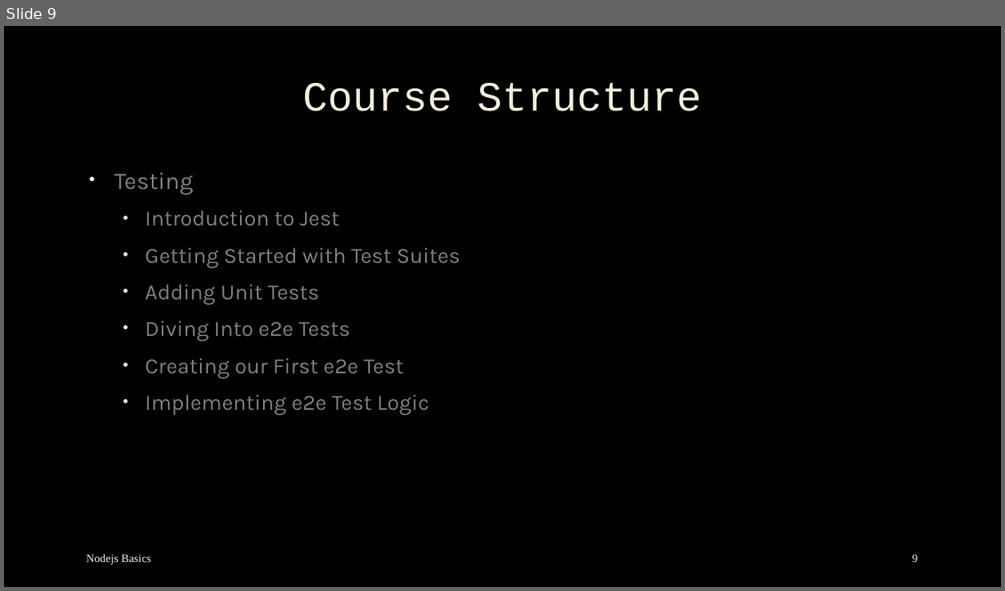
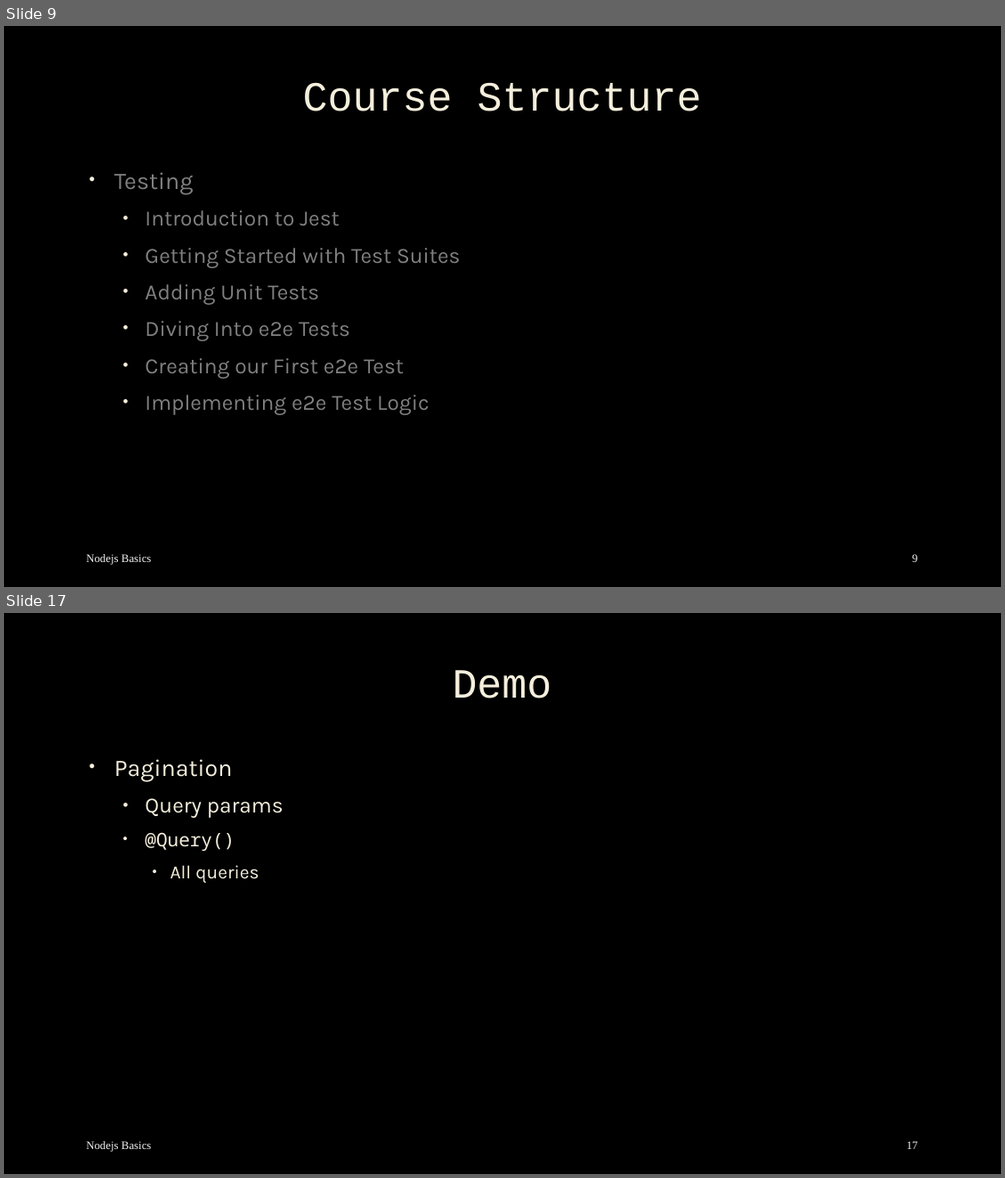
Before and after one commit to mostafa8026/nestjs-course, a slide deck: nestjs/nestjs-01.pptx. Shown one above the other, each under a label of ours: slide 9 before the commit, slides 9 and 17 after it; the slides between them are not shown. The pictures are 1005x591 and 1005x1178 pixels, drawn with LibreOffice and Linux fonts; fonts in the diff are those of the drawing; background and template pictures are left out. Boxes give left, top, right and bottom in pixels: in the first picture for what was removed or moved away, otherwise in the second. Text is boxed around its words. In the diff, an @@ line names an element or a change of style, - is before the commit and + after.

```diff
--- a/nestjs/nestjs-01.pptx
+++ b/nestjs/nestjs-01.pptx
@@ slide 17 added at (x1=4, y1=613, x2=1001, y2=1174), background picture (left out) @@
@@ title added at (x1=453, y1=670, x2=552, y2=698), 40 pt, text #F4EEDC @@
+Demo
@@ text added at (x1=114, y1=759, x2=283, y2=883), 18 pt, text #F4EEDC @@
+• Pagination
+  • Query params
+  • @Query()
+    • All queries
@@ text added at (x1=86, y1=1141, x2=152, y2=1151), 11 pt, text #F2F2F2 @@
+Nodejs Basics
@@ page number added at (x1=906, y1=1141, x2=918, y2=1149), 11 pt, text #F2F2F2 @@
+17
```
Also in this commit, not shown: 2 slides changed, 17 other slides added, 16 other files.
